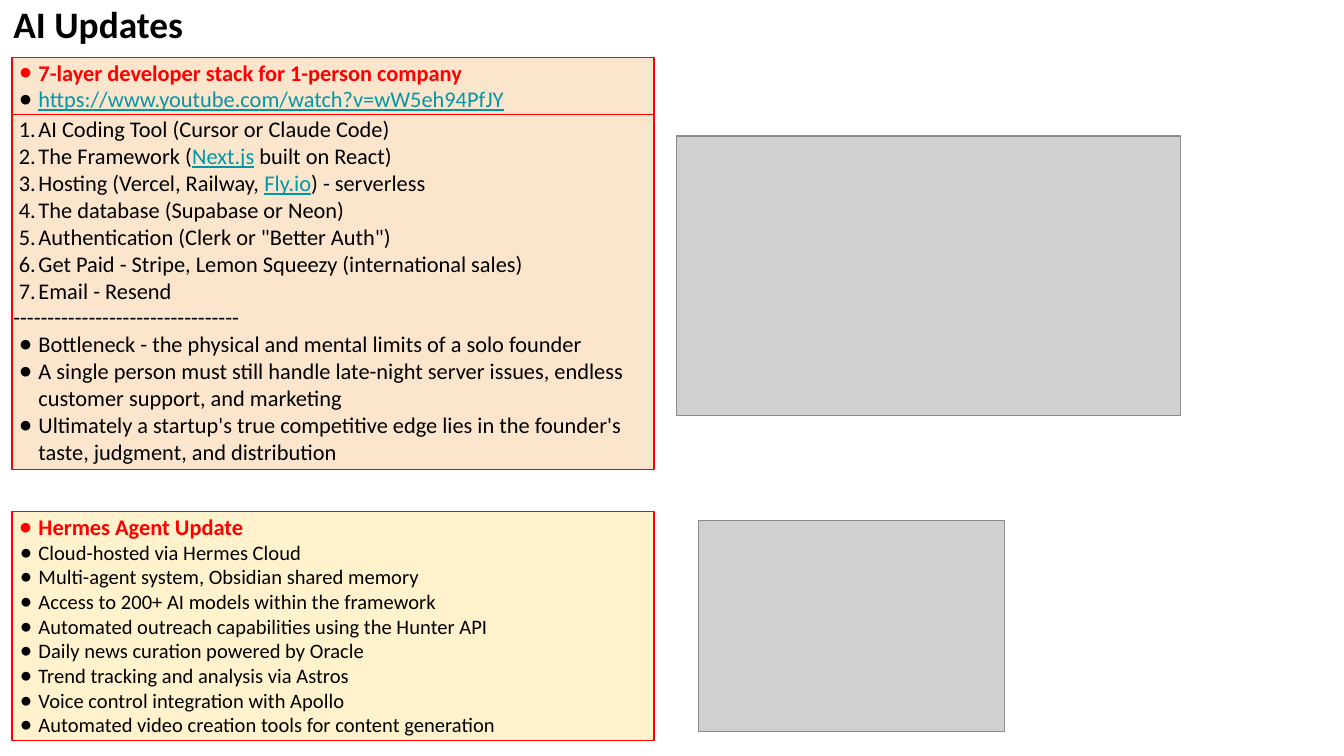
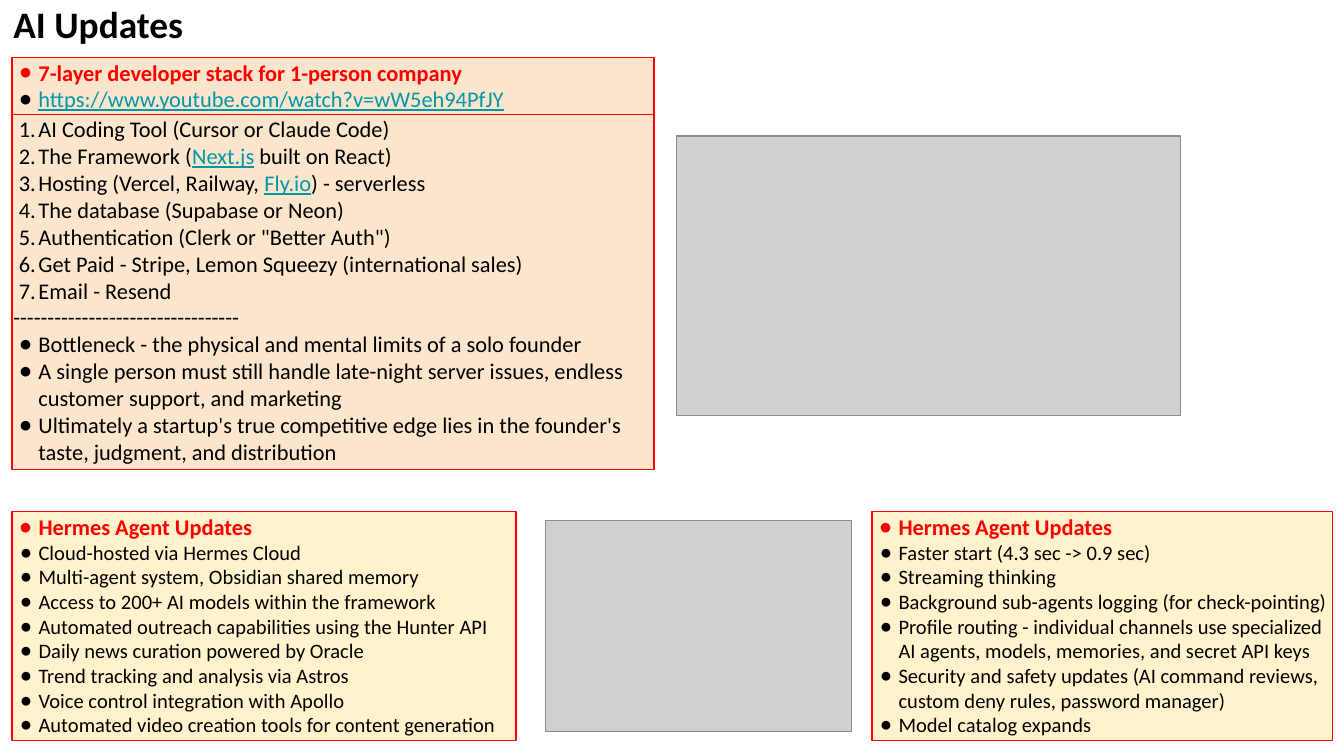
Before and after one commit to lselector/seminar, a slide deck: slide 21 of 2026/2026-07-24-AI-Updates.pptx (slide 16 before the commit). Drawn at 1344x756 pixels with LibreOffice and Linux fonts; fonts in the diff are those of the drawing; grey boxes stand for pictures. Boxes give left, top, right and bottom in pixels: in the first picture for what was removed or moved away, otherwise in the second. Text is boxed around its words. In the diff, an @@ line names an element or a change of style, - is before the commit and + after.

```diff
--- a/2026/2026-07-24-AI-Updates.pptx
+++ b/2026/2026-07-24-AI-Updates.pptx
@@ rectangle "Hermes Agent Updates" resized from (x1=12, y1=512, x2=655, y2=741) to (x1=12, y1=512, x2=516, y2=741) @@
@@ text in rectangle at (x1=39, y1=519, x2=252, y2=539): text changed @@
-● Hermes Agent Update
+● Hermes Agent Updates
@@ picture moved from (x1=699, y1=520, x2=1005, y2=731) to (x1=546, y1=520, x2=852, y2=731) @@
@@ rectangle added at (x1=872, y1=512, x2=1333, y2=741), fill #FFF2CC, outline #FF0000 0.75 pt, 11 pt, text #000000 @@
+● Hermes Agent Updates
+● Faster start (4.3 sec -> 0.9 sec)
+● Streaming thinking
+● Background sub-agents logging (for check-pointing)
+● Profile routing - individual channels use specialized AI agents, models, memories, and secret API keys
+● Security and safety updates (AI command reviews, custom deny rules, password manager)
+● Model catalog expands
```
Also in this commit, not shown: 9 other slides changed, 9 slides added, 1 slide removed.
